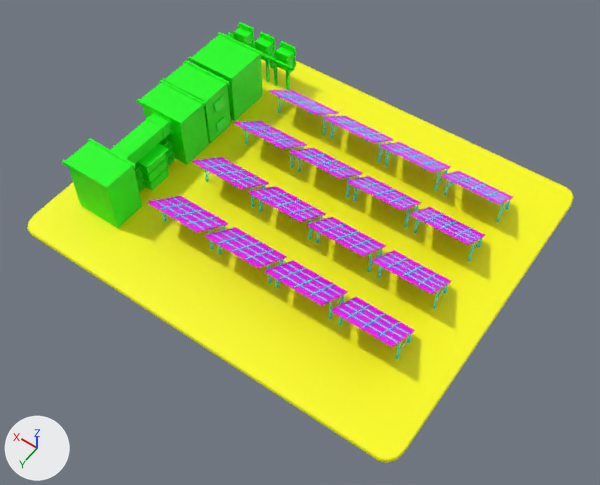
Two versions of the FBX model web/public/model/Area_B.fbx, one commit apart.
Rendered twice from a 50 mm camera at (-0.604, 0.748, 1.033) aimed at (-0.134, 0.09, -0.001). The lights are fixed; the arrows at lower left show +X, +Y and +Z. The first picture is the older version. Where no turn or scale is listed for an object, it has been applied to the vertices.

Names of what the first picture shows: 'Area_B'.
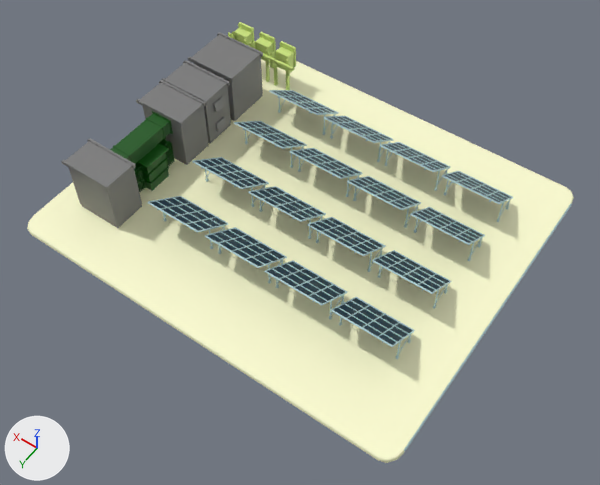
Where the change shows, as pixel boxes (x1, y1, x2, y2) in the pictures (600 x 485 px):
'Area_B', recoloured (yellow to beige): (27, 22, 574, 463) in both
part 1 of me_mesh, recoloured (green to grey): (136, 33, 263, 165) in both
part 2 of me_mesh, recoloured (green to grey): (61, 138, 142, 228) in both
part 3 of me_mesh, recoloured (lighter): (228, 22, 296, 90) in both
part 4 of me_mesh, recoloured (green to dark green): (110, 111, 175, 192) in both
part 5 of me_mesh, recoloured: (156, 91, 511, 360) in both
part 6 of me_mesh, recoloured: (148, 90, 513, 347) in both
part 7 of me_mesh, recoloured: (267, 177, 483, 345) in both
part 8 of me_mesh, recoloured: (150, 122, 360, 266) in both
part 9 of me_mesh, recoloured: (383, 143, 511, 202) in both
part 10 of me_mesh, recoloured: (272, 91, 390, 141) in both
part 11 of me_mesh, recoloured: (404, 204, 572, 453) in both

What the commit changed:
Material 'texture_C' (mat_texture_c) changes colour from green #00ff00 to pale blue #bcdcdc; in linear values from (0.0, 1.0, 0.0) to (0.502, 0.718, 0.718).
Material 'texture_D' (mat_texture_d) changes colour from cyan #00ffff to dark blue #002b3f; in linear values from (0.0, 1.0, 1.0) to (0.0, 0.0245, 0.049).
Material 'texture_B' (mat_texture_b) changes colour from yellow #ffff00 to beige #ffffd3; in linear values from (1.0, 1.0, 0.0) to (1.0, 1.0, 0.654).
Material 'texture_L' (mat_texture_l) is new.
Its base color is (0.0, 0.09, 0.0) (dark green #005500).
Material 'texture_J' (mat_texture_j) is new.
Its base color is (0.613, 0.784, 0.216) (green #cde580).
Material 'texture_I' (mat_texture_i) is new.
Its base color is (0.195, 0.195, 0.195) (grey #7a7a7a).
me_mesh has 4540 vertices, 3347 faces and spans x -0.347..0.347, y -0.291..0.291, z -0.058..0.058.
me_mesh is used by ob_area_b; location (-0.103, 0.034, 0.048).
me_mesh part 1: 603 of the faces centred in x 0.212..0.31, y -0.176..0.039, z -0.042..0.058 switch from mat_texture_c (green #00ff00) to mat_texture_i (grey #7a7a7a).
me_mesh part 2: 176 of the faces centred in x 0.213..0.31, y 0.147..0.207, z -0.042..0.058 switch from mat_texture_c (green #00ff00) to mat_texture_i (grey #7a7a7a).
me_mesh part 3: all 566 faces centred in x 0.171..0.323, y -0.237..-0.203, z -0.028..0.042 switch from mat_texture_c (green #00ff00) to mat_texture_j (green #cde580).
me_mesh part 4: 208 of the faces centred in x 0.22..0.294, y 0.037..0.149, z -0.044..0.05 switch from mat_texture_c (green #00ff00) to mat_texture_l (dark green #005500).
me_mesh part 5: all 1536 faces that had it switch from mat_texture_d (cyan #00ffff) to mat_texture_c (pale blue #bcdcdc).
me_mesh part 6: 208 of the faces centred in x -0.268..0.169, y -0.201..0.174, z -0.024..0.025 switch from mat_texture_e (pink #ff00ff) to mat_texture_c (pale blue #bcdcdc).
me_mesh part 7: 6 of the faces centred in x -0.218..-0.104, y -0.071..0.141, z 0.0 switch from mat_texture_e (pink #ff00ff) to mat_texture_d (dark blue #002b3f).
me_mesh part 8: 6 of the faces centred in x 0.007..0.119, y -0.071..0.141, z 0.0 switch from mat_texture_e (pink #ff00ff) to mat_texture_d (dark blue #002b3f).
me_mesh part 9: 2 of the faces centred in x -0.218..-0.104, y -0.167, z 0.0 switch from mat_texture_e (pink #ff00ff) to mat_texture_d (dark blue #002b3f).
me_mesh part 10: 2 of the faces centred in x 0.007..0.119, y -0.167, z 0.0 switch from mat_texture_e (pink #ff00ff) to mat_texture_d (dark blue #002b3f).
me_mesh part 11: all 2 faces centred in x -0.347..-0.346, y 0.0, z -0.046..-0.043 switch from mat_texture_b (yellow #ffff00) to mat_texture_c (pale blue #bcdcdc).
